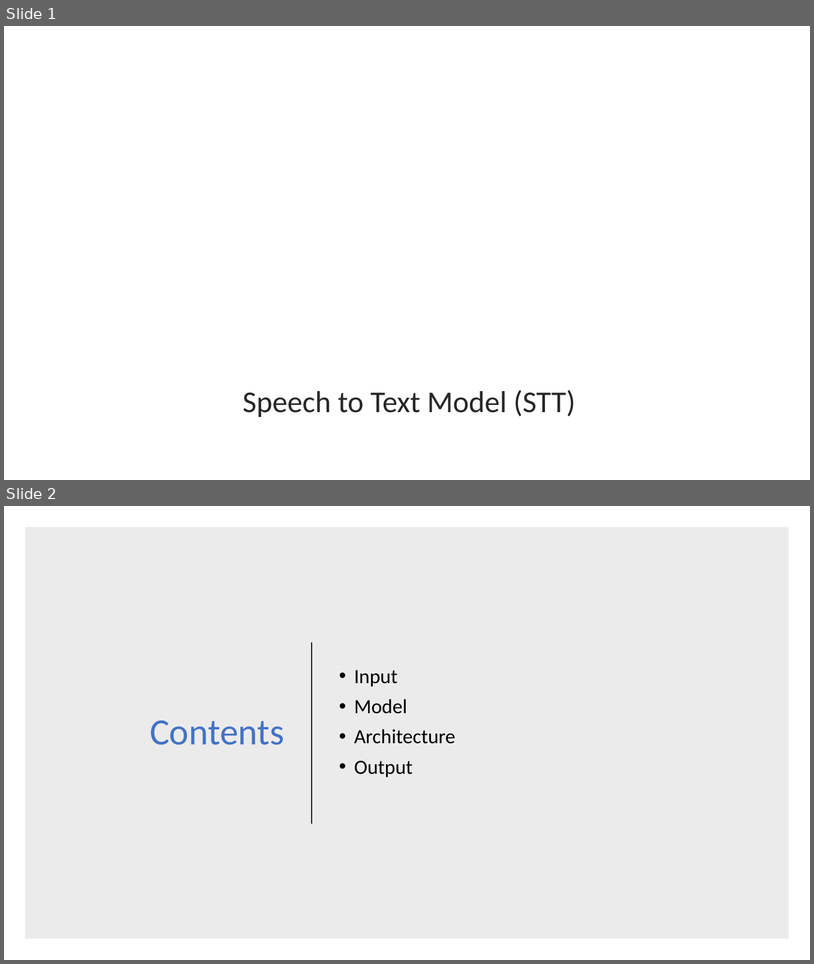
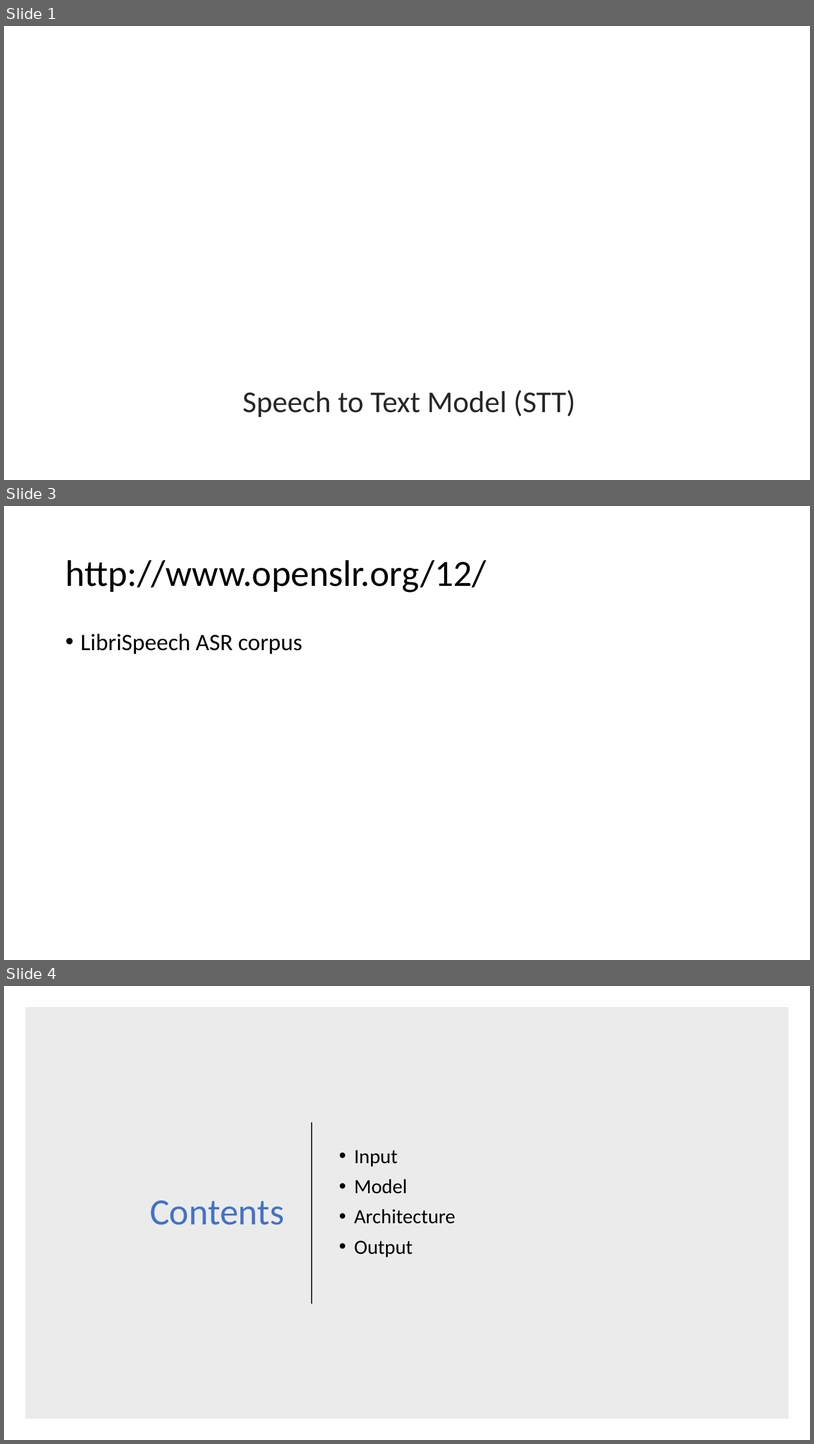
Before and after one commit to AASHISHAG/SpeechRecognition, a slide deck: Speech_to_Text Model(STT).pptx. Shown one above the other, each under a label of ours: slides 1 and 2 before the commit, slides 1, 3 and 4 after it; the slides between them are not shown. The pictures are 814x964 and 814x1444 pixels, drawn with LibreOffice and Linux fonts; fonts in the diff are those of the drawing; background and template pictures are left out. Boxes give left, top, right and bottom in pixels: in the first picture for what was removed or moved away, otherwise in the second. Text is boxed around its words. In the diff, an @@ line names an element or a change of style, - is before the commit and + after.

Commit message:
Adding Validation Corpus

```diff
--- a/Speech_to_Text Model(STT).pptx
+++ b/Speech_to_Text Model(STT).pptx
@@ slide 3 added at (x1=4, y1=506, x2=810, y2=960), background #FFFFFF @@
@@ title added at (x1=65, y1=560, x2=486, y2=592), 44 pt, text #000000 @@
+http://www.openslr.org/12/
@@ text added at (x1=81, y1=633, x2=302, y2=654), 28 pt, text #000000 @@
+• LibriSpeech ASR corpus
@@ what was slide 2 is now slide 4 @@
```
Also in this commit, not shown: 1 other slide added, 1 other file.
